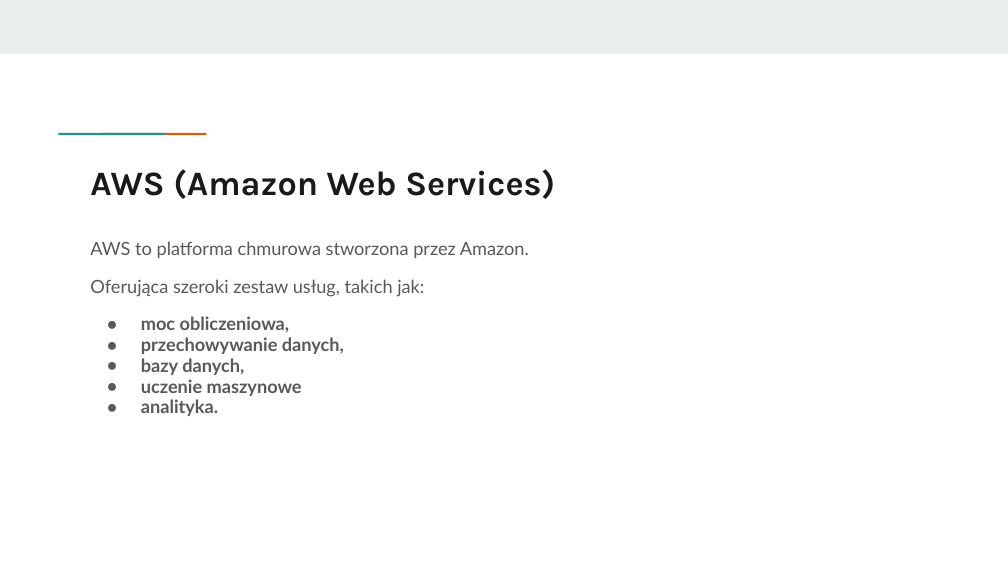
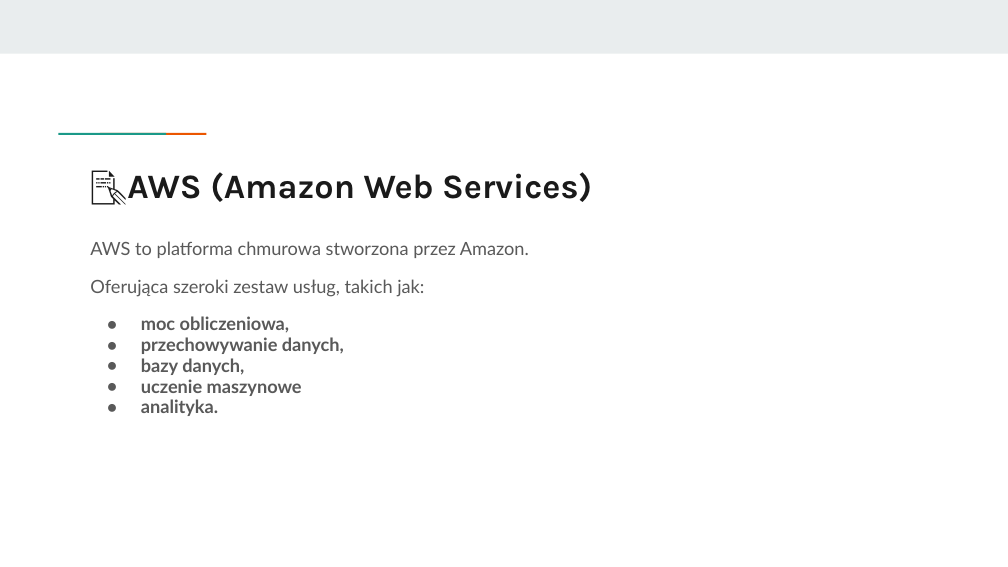
Before and after one commit to KasiaKasia/PRZEDMIOTY, a slide deck: slide 49 of ZASTOSOWANIE_INFORMATYKI/1A-gr_2/Zastosowanie informatyki - 1A gr. 2.pptx. Drawn at 1008x567 pixels with LibreOffice and Linux fonts; fonts in the diff are those of the drawing. Boxes give left, top, right and bottom in pixels: in the first picture for what was removed or moved away, otherwise in the second. Text is boxed around its words. In the diff, an @@ line names an element or a change of style, - is before the commit and + after.

```diff
--- a/ZASTOSOWANIE_INFORMATYKI/1A-gr_2/Zastosowanie informatyki - 1A gr. 2.pptx
+++ b/ZASTOSOWANIE_INFORMATYKI/1A-gr_2/Zastosowanie informatyki - 1A gr. 2.pptx
@@ title at bbox=[127, 172, 592, 202]: text changed @@
-AWS (Amazon Web Services)
+📝AWS (Amazon Web Services)
```
Also in this commit, not shown: 14 other slides changed, 3 other files.
